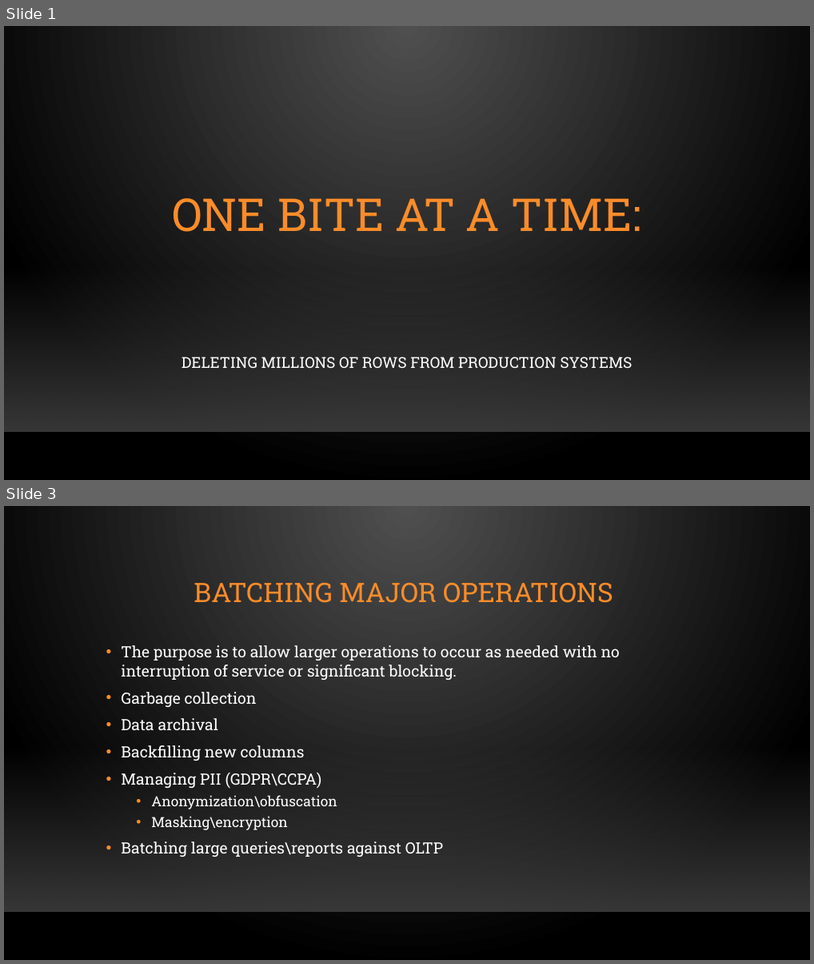
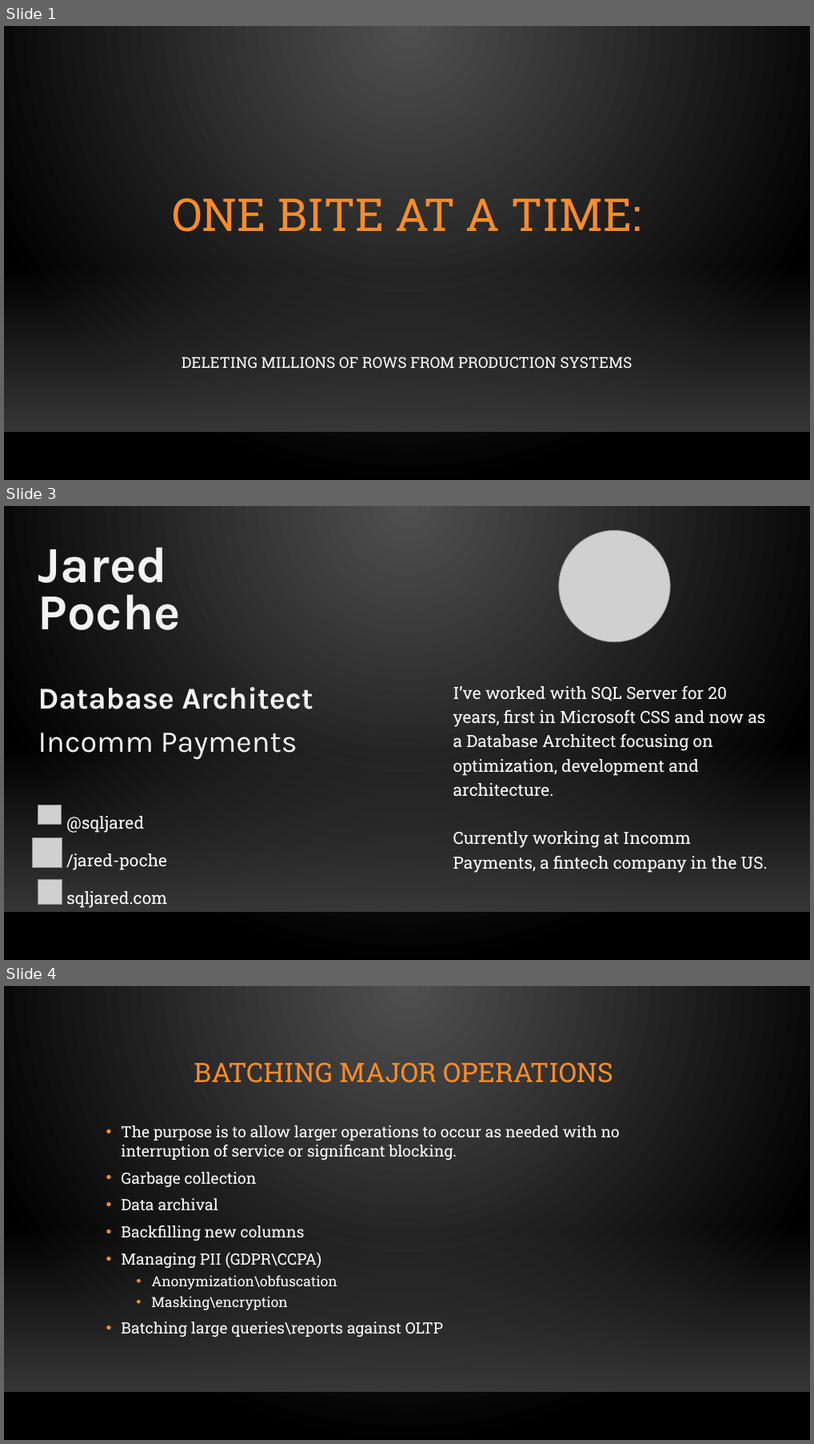
Before and after one commit to sqljared/One-Bite-at-a-Time, a slide deck: One Bite at a Time.pptx. Shown one above the other, each under a label of ours: slides 1 and 3 before the commit, slides 1, 3 and 4 after it; the slides between them are not shown. The pictures are 814x964 and 814x1444 pixels, drawn with LibreOffice and Linux fonts; fonts in the diff are those of the drawing; grey boxes stand for pictures; background and template pictures are left out. Boxes give left, top, right and bottom in pixels: in the first picture for what was removed or moved away, otherwise in the second. Text is boxed around its words. In the diff, an @@ line names an element or a change of style, - is before the commit and + after.

```diff
--- a/One Bite at a Time.pptx
+++ b/One Bite at a Time.pptx
@@ slide 3 added at <box>4,506,810,960</box>, background gradient #505050 to #000000; not listed: 2 template elements that a slide beside it also shows @@
@@ text added at <box>38,547,168,595</box>, 60 pt, text #F2F2F2, bold @@
+Jared
@@ picture added at <box>559,530,670,641</box> @@
@@ text added at <box>38,594,181,630</box>, 60 pt, text #F2F2F2, bold @@
+Poche
@@ text added at <box>38,687,314,709</box>, 36 pt, text #F2F2F2, bold @@
+Database Architect
@@ text added at <box>454,685,768,872</box>, 20 pt, text #FFFFFF @@
+I’ve worked with SQL Server for 20 years, first in Microsoft CSS and now as a Database Architect focusing on optimization, development and architecture.
+Currently working at Incomm Payments, a fintech company in the US.
@@ text added at <box>38,732,298,760</box>, 36 pt, text #F2F2F2 @@
+Incomm Payments
@@ picture added at <box>38,805,62,824</box> @@
@@ text added at <box>66,816,144,832</box>, 20 pt, text #FFFFFF @@
+@sqljared
@@ picture added at <box>32,837,62,868</box> @@
@@ text added at <box>66,853,167,870</box>, 20 pt, text #FFFFFF @@
+/jared-poche
@@ picture added at <box>38,880,62,904</box> @@
@@ text added at <box>66,891,167,908</box>, 20 pt, text #FFFFFF @@
+sqljared.com
@@ what was slide 3 is now slide 4 @@
```
Also in this commit, not shown: 1 slide changed, 1 slide removed, 3 other files.
